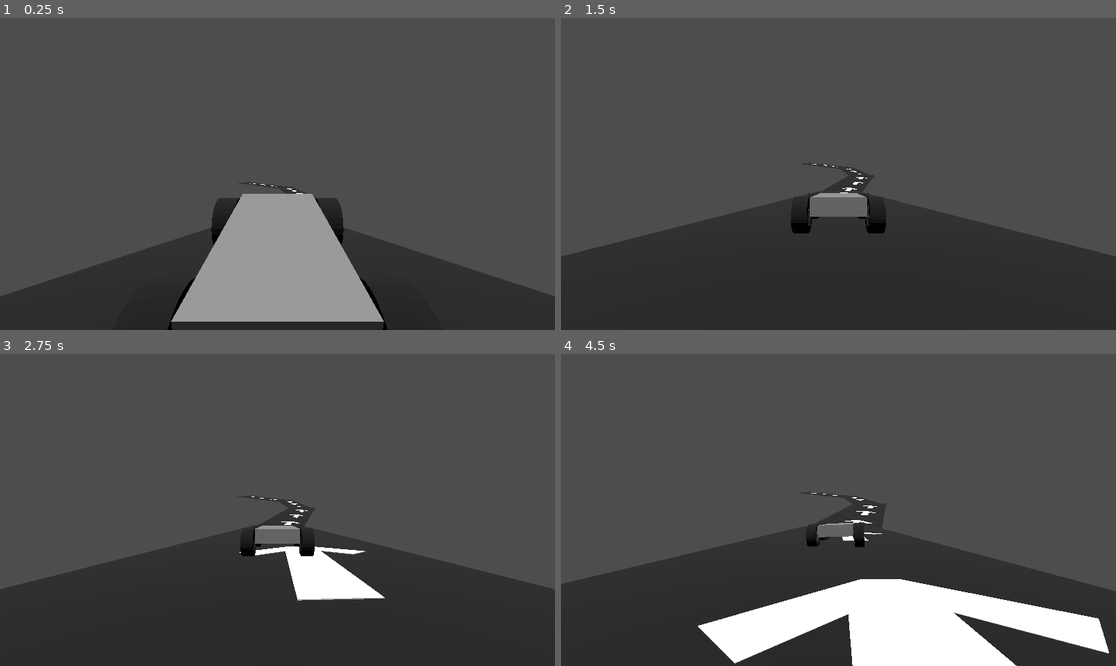
Above: before the commit, frames 1-4 (two rows, left to right).
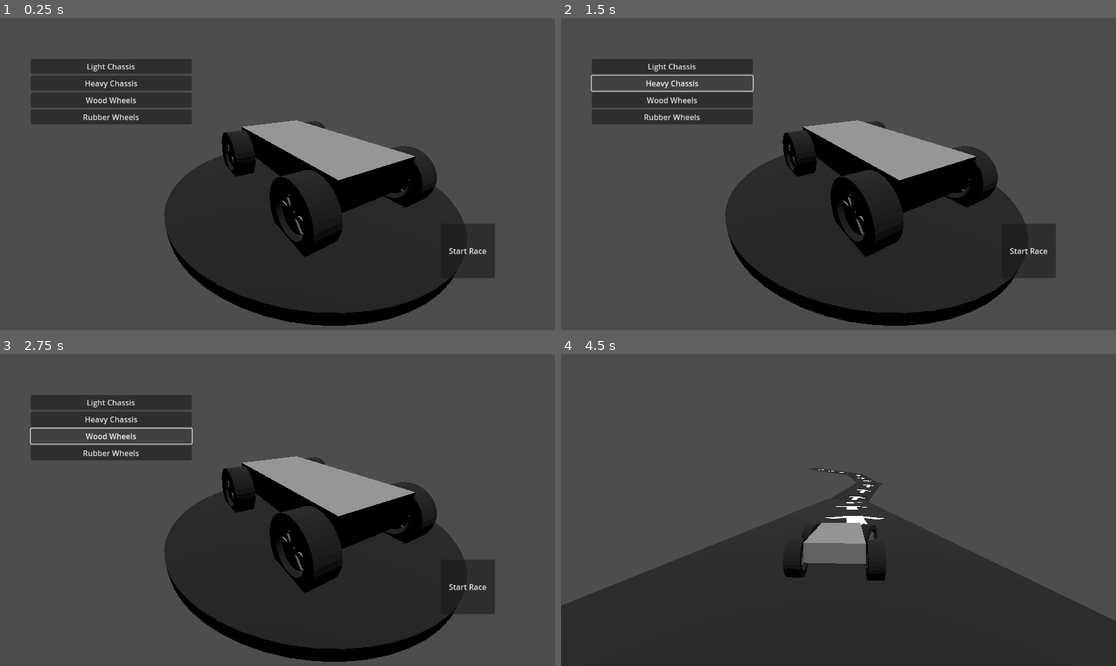
Above: after the commit, the same moments.

Repository: UrHighnez/steer-mania
Game: Godot game, scene res://scenes/garage.tscn
Two runs of this game, one before a commit and one after it. Both use one fixed random seed, a clock stepped at 60 frames per second and the inputs below. Before the commit the project starts from res://test_track.tscn.
Inputs (mouse positions are in pixels of both pictures, inside the frame that each line leads up to):
- Up to frame 1 (0.25 s): no input
- Up to frame 2 (1.5 s): click (672, 67) at 0.5 s, where only the run after the commit has a clickable "Light Chassis"; click (672, 83) at 1.25 s, where only the run after the commit has a clickable "Heavy Chassis"
- Up to frame 3 (2.75 s): click (111, 435) at 2 s, where only the run after the commit has a clickable "Wood Wheels"
- Up to frame 4 (4.5 s): click (672, 453) at 2.75 s, where only the run after the commit has a clickable "Rubber Wheels"; click (1027, 588) at 3.5 s, where only the run after the commit has a clickable "Start Race"; hold D (Steer Right) from 4.28 s (still down); tap J (Camera Left) at 4.35 s

The runs differ from the first frame. In frame 1, 41% of the frame differs, in the area x 0-100%, y 13-100%; in frame 2, 35%; in frame 3, 36%; in frame 4, 17%.

Commit message:
add garage raw

Diff:
--- a/game_manager.gd
+++ /dev/null
@@ -1,6 +0,0 @@
-extends Node
-
-func _input(event):
-	if event.is_action_pressed("Reset Scene"):
-		# Lädt die aktuell aktive Szene komplett neu
-		get_tree().reload_current_scene()
--- a/project.godot
+++ b/project.godot
@@ -11,12 +11,12 @@
 [application]
 
 config/name="Steer Mania"
-run/main_scene="res://test_track.tscn"
+run/main_scene="uid://isy0ugnwx738"
 config/features=PackedStringArray("4.5", "GL Compatibility")
 
 [autoload]
 
-GameManager="*res://game_manager.gd"
+GameManager="*res://scripts/game_manager.gd"
 
 [input]
 
--- /dev/null
+++ b/resources/chassis_heavy.tres
@@ -0,0 +1,8 @@
+[gd_resource type="Resource" script_class="CarChassisResource" load_steps=2 format=3 uid="uid://bfg23g8eydosl"]
+
+[ext_resource type="Script" uid="uid://b6un8nviu3hcl" path="res://scripts/car_chassis_resource.gd" id="1_ajwwv"]
+
+[resource]
+script = ExtResource("1_ajwwv")
+mass = 80.0
+metadata/_custom_type_script = "uid://b6un8nviu3hcl"
--- /dev/null
+++ b/resources/chassis_light.tres
@@ -0,0 +1,7 @@
+[gd_resource type="Resource" script_class="CarChassisResource" load_steps=2 format=3 uid="uid://0qo1u8ouel8a"]
+
+[ext_resource type="Script" uid="uid://b6un8nviu3hcl" path="res://scripts/car_chassis_resource.gd" id="1_dteng"]
+
+[resource]
+script = ExtResource("1_dteng")
+metadata/_custom_type_script = "uid://b6un8nviu3hcl"
--- /dev/null
+++ b/resources/wheel_rubber.tres
@@ -0,0 +1,9 @@
+[gd_resource type="Resource" script_class="CarWheelResource" load_steps=2 format=3 uid="uid://2grudxv4j4h"]
+
+[ext_resource type="Script" uid="uid://2r2fa6vlwgp1" path="res://scripts/car_wheel_resource.gd" id="1_hyouw"]
+
+[resource]
+script = ExtResource("1_hyouw")
+wheel_friction_slip = 8.0
+suspension_stiffness = 40.0
+metadata/_custom_type_script = "uid://2r2fa6vlwgp1"
--- /dev/null
+++ b/resources/wheel_wood.tres
@@ -0,0 +1,9 @@
+[gd_resource type="Resource" script_class="CarWheelResource" load_steps=2 format=3 uid="uid://cgk2134h3uyqa"]
+
+[ext_resource type="Script" uid="uid://2r2fa6vlwgp1" path="res://scripts/car_wheel_resource.gd" id="1_18na8"]
+
+[resource]
+script = ExtResource("1_18na8")
+wheel_friction_slip = 2.0
+suspension_stiffness = 80.0
+metadata/_custom_type_script = "uid://2r2fa6vlwgp1"
--- /dev/null
+++ b/scenes/car.tscn
@@ -0,0 +1,65 @@
+[gd_scene load_steps=6 format=3 uid="uid://d2h67xe24s0o7"]
+
+[ext_resource type="Script" uid="uid://c13owiby5n1lo" path="res://scripts/car_controller.gd" id="1_50v30"]
+[ext_resource type="PackedScene" uid="uid://ddgje6t11apg3" path="res://scenes/wheel.tscn" id="2_jtldb"]
+[ext_resource type="Script" uid="uid://ca4pknmx83s3l" path="res://scripts/car_assembler.gd" id="3_3mrxu"]
+
+[sub_resource type="BoxShape3D" id="BoxShape3D_sskuf"]
+size = Vector3(1.5, 0.75, 3)
+
+[sub_resource type="BoxMesh" id="BoxMesh_t3gmr"]
+
+[node name="VehicleBody3D" type="VehicleBody3D"]
+mass = 80.0
+center_of_mass_mode = 1
+script = ExtResource("1_50v30")
+
+[node name="CollisionShape3D" type="CollisionShape3D" parent="."]
+transform = Transform3D(1, 0, 0, 0, 1, 0, 0, 0, 1, 0, 0.05, 0)
+shape = SubResource("BoxShape3D_sskuf")
+
+[node name="MeshInstance3D" type="MeshInstance3D" parent="."]
+transform = Transform3D(1.5, 0, 0, 0, 0.5, 0, 0, 0, 3, 0, 0, 0)
+mesh = SubResource("BoxMesh_t3gmr")
+
+[node name="VehicleWheel3D BR" type="VehicleWheel3D" parent="."]
+transform = Transform3D(1, 0, 0, 0, 1, 0, 0, 0, 1, 1, -0.12, 1.2)
+wheel_roll_influence = 0.8
+wheel_friction_slip = 1.8
+suspension_stiffness = 50.0
+
+[node name="Wheel Mesh" parent="VehicleWheel3D BR" instance=ExtResource("2_jtldb")]
+
+[node name="VehicleWheel3D FR" type="VehicleWheel3D" parent="."]
+transform = Transform3D(1, 0, 0, 0, 1, 0, 0, 0, 1, 1, -0.12, -1.2)
+use_as_traction = true
+use_as_steering = true
+wheel_roll_influence = 0.8
+wheel_friction_slip = 2.0
+suspension_stiffness = 50.0
+
+[node name="Wheel Mesh" parent="VehicleWheel3D FR" instance=ExtResource("2_jtldb")]
+
+[node name="VehicleWheel3D BL" type="VehicleWheel3D" parent="."]
+transform = Transform3D(1, 0, 0, 0, 1, 0, 0, 0, 1, -1, -0.12, 1.2)
+wheel_roll_influence = 0.8
+wheel_friction_slip = 1.8
+suspension_stiffness = 50.0
+
+[node name="Wheel Mesh" parent="VehicleWheel3D BL" instance=ExtResource("2_jtldb")]
+
+[node name="VehicleWheel3D FL" type="VehicleWheel3D" parent="."]
+transform = Transform3D(1, 0, 0, 0, 1, 0, 0, 0, 1, -1, -0.12, -1.2)
+use_as_traction = true
+use_as_steering = true
+wheel_roll_influence = 0.8
+wheel_friction_slip = 2.0
+suspension_stiffness = 50.0
+
+[node name="Wheel Mesh" parent="VehicleWheel3D FL" instance=ExtResource("2_jtldb")]
+
+[node name="Assembler" type="Node3D" parent="." node_paths=PackedStringArray("chassis_mesh_node", "wheels_front", "wheels_back")]
+script = ExtResource("3_3mrxu")
+chassis_mesh_node = NodePath("../MeshInstance3D")
+wheels_front = [NodePath("../VehicleWheel3D FR"), NodePath("../VehicleWheel3D FL")]
+wheels_back = [NodePath("../VehicleWheel3D BR"), NodePath("../VehicleWheel3D BL")]
--- /dev/null
+++ b/scenes/garage.tscn
@@ -0,0 +1,87 @@
+[gd_scene load_steps=9 format=3 uid="uid://isy0ugnwx738"]
+
+[ext_resource type="PackedScene" uid="uid://d2h67xe24s0o7" path="res://scenes/car.tscn" id="1_jceud"]
+[ext_resource type="Script" uid="uid://0dhdt2elu6c1" path="res://scripts/garage_ui.gd" id="2_gnlqp"]
+[ext_resource type="Resource" uid="uid://0qo1u8ouel8a" path="res://resources/chassis_light.tres" id="3_d8qye"]
+[ext_resource type="Resource" uid="uid://bfg23g8eydosl" path="res://resources/chassis_heavy.tres" id="4_18b1i"]
+[ext_resource type="Resource" uid="uid://cgk2134h3uyqa" path="res://resources/wheel_wood.tres" id="5_47l8i"]
+[ext_resource type="Resource" uid="uid://2grudxv4j4h" path="res://resources/wheel_rubber.tres" id="6_v0fcm"]
+
+[sub_resource type="StandardMaterial3D" id="StandardMaterial3D_gnlqp"]
+albedo_color = Color(0.103743516, 0.10374353, 0.103743516, 1)
+
+[sub_resource type="CylinderMesh" id="CylinderMesh_f50xb"]
+
+[node name="Garage" type="Node3D"]
+
+[node name="Camera3D" type="Camera3D" parent="."]
+transform = Transform3D(0.86983097, 0.21487626, -0.44409722, 0, 0.9001668, 0.43554536, 0.4933499, -0.37885085, 0.78299296, -2.23266, 1.5062556, 2.862112)
+
+[node name="DirectionalLight3D" type="DirectionalLight3D" parent="."]
+transform = Transform3D(1, 0, 0, 0, -4.371139e-08, 1, 0, -1, -4.371139e-08, 0, 3, 0)
+
+[node name="MeshInstance3D" type="MeshInstance3D" parent="."]
+transform = Transform3D(5, 0, 0, 0, 0.1, 0, 0, 0, 5, 0, -0.5, 0)
+material_override = SubResource("StandardMaterial3D_gnlqp")
+mesh = SubResource("CylinderMesh_f50xb")
+
+[node name="VehicleBody3D" parent="." instance=ExtResource("1_jceud")]
+transform = Transform3D(1, 0, 0, 0, 1, 0, 0, 0, 1, 0.08579922, 0.21564853, -0.03705682)
+gravity_scale = 0.0
+
+[node name="CanvasLayer" type="CanvasLayer" parent="."]
+
+[node name="UI" type="Control" parent="CanvasLayer" node_paths=PackedStringArray("car_assembler")]
+layout_direction = 4
+layout_mode = 3
+anchors_preset = 15
+anchor_right = 1.0
+anchor_bottom = 1.0
+grow_horizontal = 2
+grow_vertical = 2
+script = ExtResource("2_gnlqp")
+car_assembler = NodePath("../../VehicleBody3D/Assembler")
+chassis_light = ExtResource("3_d8qye")
+chassis_heavy = ExtResource("4_18b1i")
+wheel_wood = ExtResource("5_47l8i")
+wheel_rubber = ExtResource("6_v0fcm")
+race_scene_path = "uid://baawn2w8fbjpc"
+
+[node name="VBoxContainer" type="VBoxContainer" parent="CanvasLayer/UI"]
+layout_mode = 0
+offset_left = 64.0
+offset_top = 85.0
+offset_right = 398.5
+offset_bottom = 317.50003
+
+[node name="Light Chassis" type="Button" parent="CanvasLayer/UI/VBoxContainer"]
+layout_mode = 2
+text = "Light Chassis"
+
+[node name="Heavy Chassis" type="Button" parent="CanvasLayer/UI/VBoxContainer"]
+layout_mode = 2
+text = "Heavy Chassis"
+
+[node name="Wood Wheels" type="Button" parent="CanvasLayer/UI/VBoxContainer"]
+layout_mode = 2
+text = "Wood Wheels"
+
+[node name="Rubber Wheels" type="Button" parent="CanvasLayer/UI/VBoxContainer"]
+layout_mode = 2
+text = "Rubber Wheels"
+
+[node name="Start Race" type="Button" parent="CanvasLayer/UI"]
+layout_mode = 0
+offset_left = 915.0
+offset_top = 427.0
+offset_right = 1027.2903
+offset_bottom = 540.27423
+text = "Start Race"
+
+[connection signal="pressed" from="CanvasLayer/UI/VBoxContainer/Light Chassis" to="CanvasLayer/UI" method="_on_btn_light_pressed"]
+[connection signal="pressed" from="CanvasLayer/UI/VBoxContainer/Heavy Chassis" to="CanvasLayer/UI" method="_on_btn_heavy_pressed"]
+[connection signal="pressed" from="CanvasLayer/UI/VBoxContainer/Wood Wheels" to="CanvasLayer/UI" method="_on_btn_wood_pressed"]
+[connection signal="pressed" from="CanvasLayer/UI/VBoxContainer/Rubber Wheels" to="CanvasLayer/UI" method="_on_btn_rubber_pressed"]
+[connection signal="pressed" from="CanvasLayer/UI/Start Race" to="CanvasLayer/UI" method="_on_btn_start_race_pressed"]
+
+[editable path="VehicleBody3D"]
--- a/test_track.tscn
+++ b/scenes/test_track.tscn
@@ -1,19 +1,13 @@
-[gd_scene load_steps=16 format=3 uid="uid://baawn2w8fbjpc"]
+[gd_scene load_steps=13 format=3 uid="uid://baawn2w8fbjpc"]
 
-[ext_resource type="Script" uid="uid://c13owiby5n1lo" path="res://car_controller.gd" id="2_dd2be"]
-[ext_resource type="Script" uid="uid://bt43365dp4iqv" path="res://follow_camera.gd" id="3_sl0jo"]
-[ext_resource type="PackedScene" uid="uid://ddgje6t11apg3" path="res://wheel.tscn" id="3_t3gmr"]
+[ext_resource type="PackedScene" uid="uid://d2h67xe24s0o7" path="res://scenes/car.tscn" id="1_c6jrw"]
+[ext_resource type="Script" uid="uid://bt43365dp4iqv" path="res://scripts/follow_camera.gd" id="3_sl0jo"]
 
 [sub_resource type="Environment" id="Environment_sskuf"]
 
 [sub_resource type="CameraAttributesPhysical" id="CameraAttributesPhysical_tpaj3"]
 
 [sub_resource type="Compositor" id="Compositor_sskuf"]
-
-[sub_resource type="BoxShape3D" id="BoxShape3D_sskuf"]
-size = Vector3(1.5, 0.75, 3)
-
-[sub_resource type="BoxMesh" id="BoxMesh_t3gmr"]
 
 [sub_resource type="StandardMaterial3D" id="StandardMaterial3D_sskuf"]
 albedo_color = Color(0.11119685, 0.11119685, 0.11119679, 1)
@@ -46,54 +40,7 @@
 [node name="DirectionalLight3D" type="DirectionalLight3D" parent="."]
 transform = Transform3D(1, 0, 0, 0, -4.371139e-08, 1, 0, -1, -4.371139e-08, 0, 10, 0)
 
-[node name="VehicleBody3D" type="VehicleBody3D" parent="."]
-mass = 80.0
-center_of_mass_mode = 1
-script = ExtResource("2_dd2be")
-
-[node name="CollisionShape3D" type="CollisionShape3D" parent="VehicleBody3D"]
-transform = Transform3D(1, 0, 0, 0, 1, 0, 0, 0, 1, 0, 0.05, 0)
-shape = SubResource("BoxShape3D_sskuf")
-
-[node name="MeshInstance3D" type="MeshInstance3D" parent="VehicleBody3D"]
-transform = Transform3D(1.5, 0, 0, 0, 0.5, 0, 0, 0, 3, 0, 0, 0)
-mesh = SubResource("BoxMesh_t3gmr")
-
-[node name="VehicleWheel3D BR" type="VehicleWheel3D" parent="VehicleBody3D"]
-transform = Transform3D(1, 0, 0, 0, 1, 0, 0, 0, 1, 1, -0.12, 1.2)
-wheel_roll_influence = 0.8
-wheel_friction_slip = 1.8
-suspension_stiffness = 50.0
-
-[node name="Wheel Mesh" parent="VehicleBody3D/VehicleWheel3D BR" instance=ExtResource("3_t3gmr")]
-
-[node name="VehicleWheel3D FR" type="VehicleWheel3D" parent="VehicleBody3D"]
-transform = Transform3D(1, 0, 0, 0, 1, 0, 0, 0, 1, 1, -0.12, -1.2)
-use_as_traction = true
-use_as_steering = true
-wheel_roll_influence = 0.8
-wheel_friction_slip = 2.0
-suspension_stiffness = 50.0
-
-[node name="Wheel Mesh" parent="VehicleBody3D/VehicleWheel3D FR" instance=ExtResource("3_t3gmr")]
-
-[node name="VehicleWheel3D BL" type="VehicleWheel3D" parent="VehicleBody3D"]
-transform = Transform3D(1, 0, 0, 0, 1, 0, 0, 0, 1, -1, -0.12, 1.2)
-wheel_roll_influence = 0.8
-wheel_friction_slip = 1.8
-suspension_stiffness = 50.0
-
-[node name="Wheel Mesh" parent="VehicleBody3D/VehicleWheel3D BL" instance=ExtResource("3_t3gmr")]
-
-[node name="VehicleWheel3D FL" type="VehicleWheel3D" parent="VehicleBody3D"]
-transform = Transform3D(1, 0, 0, 0, 1, 0, 0, 0, 1, -1, -0.12, -1.2)
-use_as_traction = true
-use_as_steering = true
-wheel_roll_influence = 0.8
-wheel_friction_slip = 2.0
-suspension_stiffness = 50.0
-
-[node name="Wheel Mesh" parent="VehicleBody3D/VehicleWheel3D FL" instance=ExtResource("3_t3gmr")]
+[node name="VehicleBody3D" parent="." instance=ExtResource("1_c6jrw")]
 
 [node name="Camera Node" type="Node3D" parent="."]
 physics_interpolation_mode = 2
@@ -102,6 +49,7 @@
 [node name="Camera3D" type="Camera3D" parent="Camera Node" node_paths=PackedStringArray("target_vehicle")]
 script = ExtResource("3_sl0jo")
 target_vehicle = NodePath("../../VehicleBody3D")
+follow_height = 3.5
 
 [node name="Track" type="Node3D" parent="."]
 
--- a/wheel.tscn
+++ b/scenes/wheel.tscn
@@ -1,6 +1,6 @@
 [gd_scene load_steps=7 format=3 uid="uid://ddgje6t11apg3"]
 
-[ext_resource type="PackedScene" uid="uid://bvqv4ofosa0ff" path="res://SM_Wheel.glb" id="1_8m8ww"]
+[ext_resource type="PackedScene" uid="uid://bvqv4ofosa0ff" path="res://models/SM_Wheel.glb" id="1_8m8ww"]
 
 [sub_resource type="StandardMaterial3D" id="StandardMaterial3D_e0ure"]
 albedo_color = Color(0.103743516, 0.10374353, 0.103743516, 1)
--- /dev/null
+++ b/scripts/car_assembler.gd
@@ -0,0 +1,70 @@
+extends Node
+class_name CarAssembler
+
+# Zugriff auf die Teile des Autos
+@export_group("Referenzen")
+@export var chassis_mesh_node: MeshInstance3D
+@export var wheels_front: Array[VehicleWheel3D]
+@export var wheels_back: Array[VehicleWheel3D]
+
+func _ready():
+	# 1. Daten abrufen (mit Fallback, falls leer)
+	var chassis_data = GameManager.selected_chassis
+	var wheel_data = GameManager.selected_wheels
+
+	if chassis_data:
+		_apply_chassis(chassis_data)
+
+	if wheel_data:
+		_apply_wheels(wheel_data)
+
+func _apply_chassis(data: CarChassisResource):
+	var car = get_parent()
+
+	# A) Physik setzen
+	car.mass = data.mass
+
+	# B) Optik setzen
+	if chassis_mesh_node and data.mesh:
+		chassis_mesh_node.mesh = data.mesh
+
+	# C) Rad-Positionen anpassen
+	var half_width = data.axle_width / 2.0
+
+	# Vorderräder
+	for wheel in wheels_front:
+		var side = sign(wheel.position.x) # Berechnet: Links (+1) oder Rechts (-1)
+		wheel.position.z = data.front_axle_offset
+		wheel.position.x = side * half_width
+
+	# Hinterräder
+	for wheel in wheels_back:
+		var side = sign(wheel.position.x) # WICHTIG: Hier müssen wir side neu berechnen!
+		wheel.position.z = data.back_axle_offset
+		wheel.position.x = side * half_width
+
+func _apply_wheels(data: CarWheelResource):
+	# Wir gehen alle Räder durch (Vorne + Hinten)
+	var all_wheels = wheels_front + wheels_back
+
+	for wheel in all_wheels:
+		# A) Physik übernehmen
+		wheel.wheel_radius = data.wheel_radius
+		wheel.wheel_friction_slip = data.wheel_friction_slip
+		wheel.suspension_stiffness = data.suspension_stiffness
+		wheel.damping_compression = data.damping
+
+		# B) Optik tauschen
+		# Wir suchen das MeshInstance3D Kind im Rad
+		var mesh_instance = _find_mesh_child(wheel)
+		if mesh_instance and data.mesh:
+			mesh_instance.mesh = data.mesh
+			# Mesh skalieren, falls es nicht zum Radius passt?
+			# Hier gehen wir davon aus, dass das Mesh schon die richtige Größe hat.
+
+# Hilfsfunktion, um das Mesh im Rad zu finden
+func _find_mesh_child(parent: Node) -> MeshInstance3D:
+	for child in parent.get_children():
+		if child is MeshInstance3D:
+			return child
+	return null
--- /dev/null
+++ b/scripts/car_chassis_resource.gd
@@ -0,0 +1,17 @@
+extends Resource
+class_name CarChassisResource
+
+@export_group("Optik")
+@export var name: String = "Holzkiste"
+@export var mesh: ArrayMesh # Das 3D-Modell der Karosserie
+
+@export_group("Physik")
+@export var mass: float = 40.0 # Gewicht ist entscheidend für Speed bergab!
+# Optional: Aerodynamik-Faktor könnte hier später rein
+
+@export_group("Rad-Positionen")
+# Wo sitzen die Räder relativ zur Mitte? (x ist breite, z ist länge)
+# Standardwerte für eine normale Seifenkiste
+@export var front_axle_offset: float = -0.8 # Wie weit vorne (negativ z oft in Godot)
+@export var back_axle_offset: float = 0.8   # Wie weit hinten
+@export var axle_width: float = 0.6         # Wie breit ist die Achse
--- a/car_controller.gd
+++ b/scripts/car_controller.gd
@@ -2,7 +2,7 @@
 
 @export var MAX_STEER = 0.5
 @export var STEER_SPEED = 5.0
-@export var BRAKE_POWER = 10.0
+@export var BRAKE_POWER = 5.0
 
 func _physics_process(delta):
 	# 1. LENKUNG
@@ -19,7 +19,7 @@
 	var input_vertical = Input.get_axis("Brake", "Accelerate")
 
 	if input_vertical < 0: # Bremsen
-		if speed > 0.2:
+		if speed > 0.1:
 			# Normales Bremsen (Federung darf arbeiten)
 			brake = BRAKE_POWER * abs(input_vertical)
 		else:
@@ -31,10 +31,6 @@
 			linear_velocity.z = 0
 			angular_velocity = Vector3.ZERO
 
-			# WICHTIG: Damit die Federung das Auto wieder aus dem Boden drückt,
-			# falls es eingesunken ist, darfst du linear_velocity.y NICHT auf 0 setzen!
-			# Lass die Y-Achse frei, damit die Federn arbeiten können.
-
 		engine_force = 0.0
 	else:
 		brake = 0.0
--- /dev/null
+++ b/scripts/car_wheel_resource.gd
@@ -0,0 +1,12 @@
+extends Resource
+class_name CarWheelResource
+
+@export_group("Optik")
+@export var name: String = "Standard Rad"
+@export var mesh: ArrayMesh # Das 3D-Modell des Rades
+
+@export_group("Physik & Handling")
+@export var wheel_radius: float = 0.5 # Wichtig für Kollision
+@export var wheel_friction_slip: float = 10.5 # Grip: Niedrig = Drift, Hoch = Kleben
+@export var suspension_stiffness: float = 50.0 # Federungshärte
+@export var damping: float = 3.0 # Wie stark die Federung nachschwingt (gegen Jitter)
--- /dev/null
+++ b/scripts/game_manager.gd
@@ -0,0 +1,15 @@
+extends Node
+
+# Hier speichern wir die aktuell ausgewählten Teile
+# Wir geben Standardwerte vor, damit das Spiel nicht abstürzt, wenn man nichts wählt
+var selected_chassis: CarChassisResource
+var selected_wheels: CarWheelResource
+
+# Platzhalter für später: Liste aller verfügbaren Teile für das Menü
+var all_chassis = []
+var all_wheels = []
+
+func _input(event):
+	if event.is_action_pressed("Reset Scene"):
+		# Lädt die aktuell aktive Szene komplett neu
+		get_tree().reload_current_scene()
--- /dev/null
+++ b/scripts/garage_ui.gd
@@ -0,0 +1,53 @@
+extends Control
+
+# Referenz zum Auto in der Garage (Zieh den Assembler-Node vom Auto hier rein!)
+@export var car_assembler: CarAssembler
+
+# Die Bauteile (Zieh deine .tres Dateien hier rein!)
+@export_group("Teile")
+@export var chassis_light: CarChassisResource
+@export var chassis_heavy: CarChassisResource
+@export var wheel_wood: CarWheelResource
+@export var wheel_rubber: CarWheelResource
+
+# Pfad zur Rennstrecke (Zieh die .tscn Datei hier rein oder kopier den Pfad)
+@export_file("*.tscn") var race_scene_path
+
+func _ready():
+	# Wenn wir die Garage betreten: Lade die aktuelle Auswahl
+	if GameManager.selected_chassis:
+		car_assembler._apply_chassis(GameManager.selected_chassis)
+	if GameManager.selected_wheels:
+		car_assembler._apply_wheels(GameManager.selected_wheels)
+
+# --- BUTTON SIGNALS ---
+# Verbinde diese Funktionen über den Node-Tab mit den Buttons!
+
+func _on_btn_light_pressed():
+	# 1. Im globalen Speicher merken
+	GameManager.selected_chassis = chassis_light
+	# 2. Direkt am Auto anwenden (Vorschau)
+	car_assembler._apply_chassis(chassis_light)
+
+func _on_btn_heavy_pressed():
+	GameManager.selected_chassis = chassis_heavy
+	car_assembler._apply_chassis(chassis_heavy)
+
+func _on_btn_wood_pressed():
+	GameManager.selected_wheels = wheel_wood
+	car_assembler._apply_wheels(wheel_wood)
+
+func _on_btn_rubber_pressed():
+	GameManager.selected_wheels = wheel_rubber
+	car_assembler._apply_wheels(wheel_rubber)
+
+func _on_btn_start_race_pressed():
+	print("Knopf wurde gedrückt!") # Debug 1
+	print("Pfad ist: ", race_scene_path) # Debug 2
+
+	if race_scene_path:
+		var fehler = get_tree().change_scene_to_file(race_scene_path)
+		if fehler != OK:
+			print("Fehler beim Laden: ", fehler)
+	else:
+		print("FEHLER: Kein Pfad zugewiesen!")
Renamed: SM_Wheel.glb -> models/SM_Wheel.glb
Not shown, changed: models/SM_Wheel.glb.import
Not shown, added: scripts/car_assembler.gd.uid
Not shown, added: scripts/car_chassis_resource.gd.uid
Renamed: car_controller.gd.uid -> scripts/car_controller.gd.uid
Not shown, added: scripts/car_wheel_resource.gd.uid
Renamed: follow_camera.gd -> scripts/follow_camera.gd
Renamed: follow_camera.gd.uid -> scripts/follow_camera.gd.uid
Renamed: game_manager.gd.uid -> scripts/game_manager.gd.uid
Not shown, added: scripts/garage_ui.gd.uid
